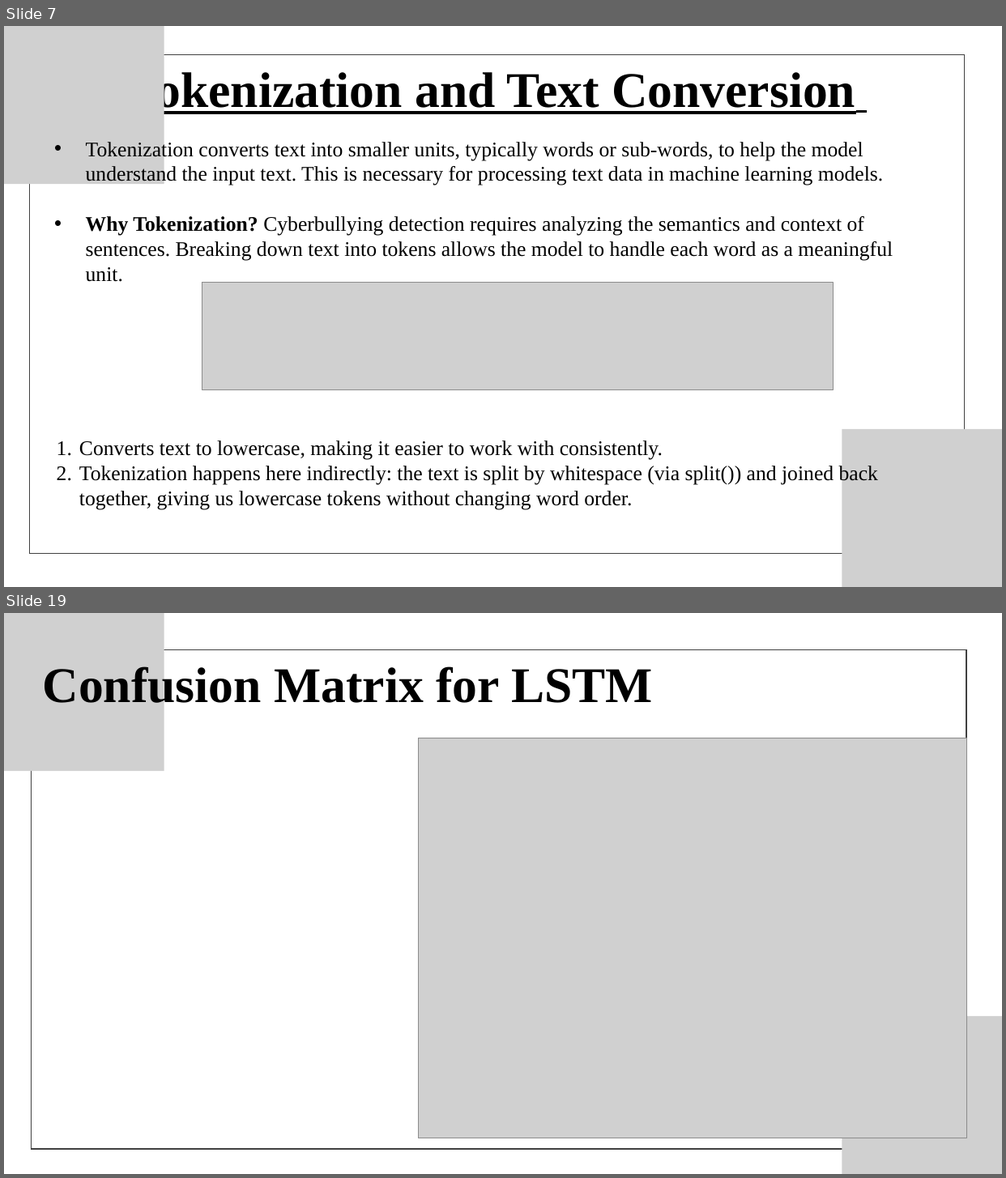
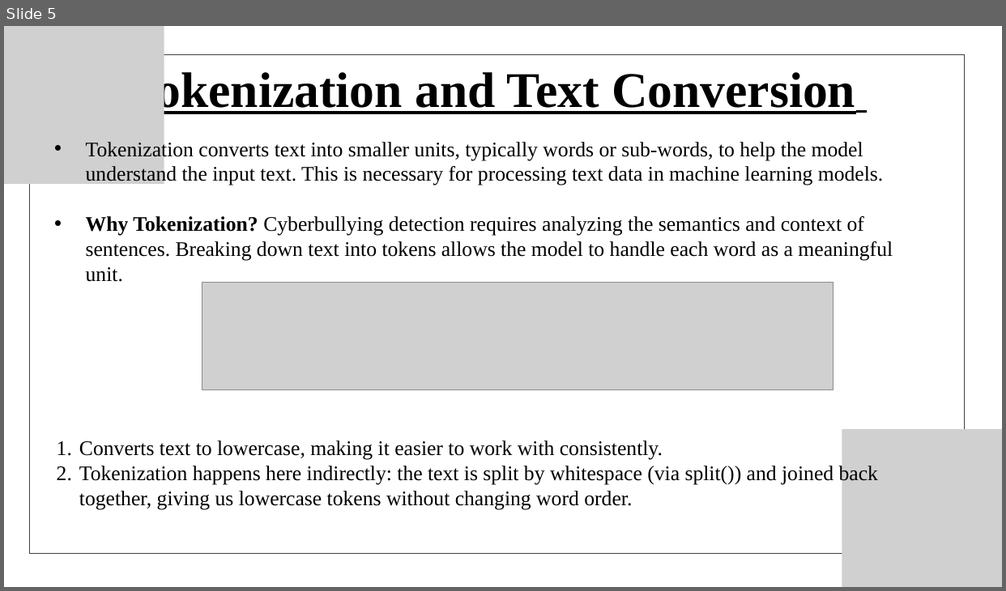
Before and after one commit to krishsai08/cyberbyllying-classification, a slide deck: RNN_LSTM_models/Documentation & ppt/PRESENTATION.pptx. Shown one above the other, each under a label of ours: slides 7 and 19 before the commit, slide 5 after it; the slides between them are not shown. The pictures are 1006x1178 and 1006x591 pixels, drawn with LibreOffice and Linux fonts; fonts in the diff are those of the drawing; grey boxes stand for pictures. Boxes give left, top, right and bottom in pixels: in the first picture for what was removed or moved away, otherwise in the second. Text is boxed around its words. In the diff, an @@ line names an element or a change of style, - is before the commit and + after.

```diff
--- a/RNN_LSTM_models/Documentation & ppt/PRESENTATION.pptx
+++ b/RNN_LSTM_models/Documentation & ppt/PRESENTATION.pptx
@@ slide 19 removed at [4,613,1002,1174], background #FFFFFF @@
@@ picture removed at [4,613,164,771] @@
@@ freeform shape removed at [32,650,966,1149] @@
@@ text removed at [43,662,652,711] @@
-Confusion Matrix for LSTM
@@ picture removed at [418,738,966,1139] @@
@@ picture removed at [842,1016,1002,1174] @@
@@ what was slide 7 is now slide 5 @@
```
Also in this commit, not shown: 10 slides changed, 4 slides added, 11 other slides removed.
